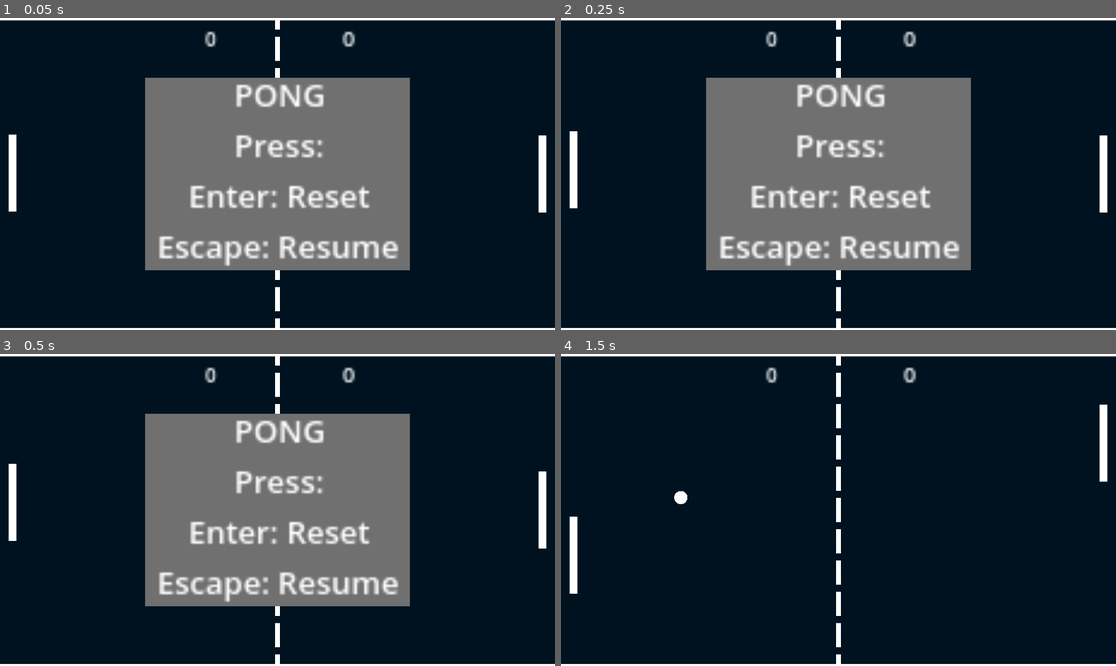
Above: before the commit, frames 1-4 (two rows, left to right).
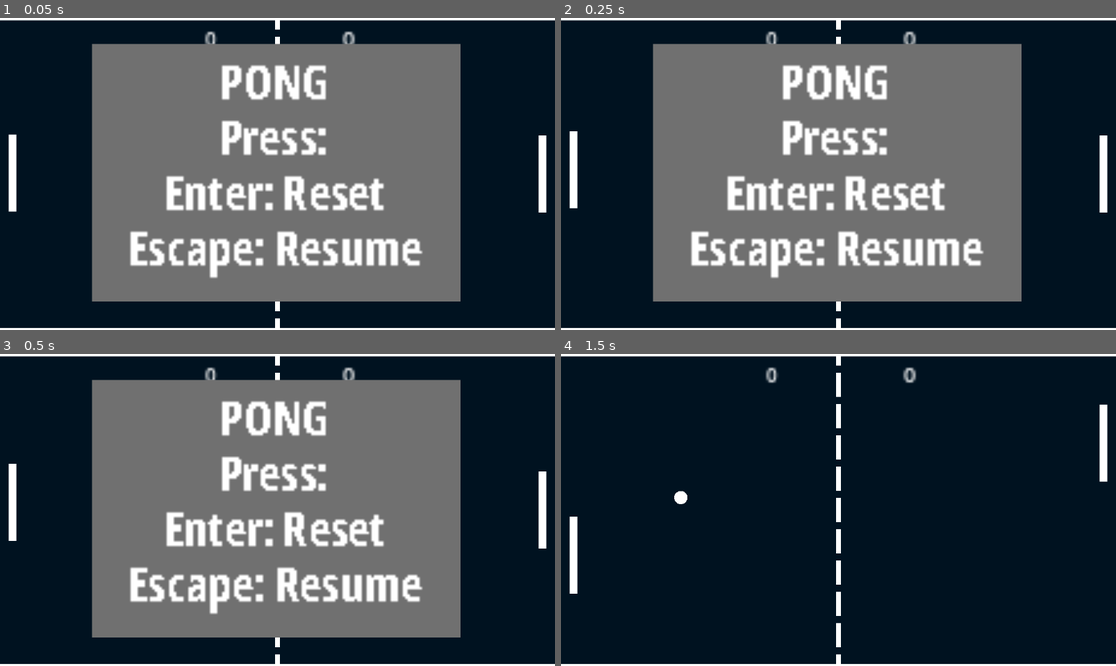
Above: after the commit, the same moments.

Repository: Kalabras/Pong2D
Game: Godot game, scene res://node_2d.tscn
The game is run twice, just before and just after one commit, with the same random seed, the same clock (stepped at 60 frames per second) and the same inputs.
Inputs:
- Up to frame 1 (0.05 s): no input
- Up to frame 2 (0.25 s): no input
- Up to frame 3 (0.5 s): no input
- Up to frame 4 (1.5 s): tap Enter (ui_accept) at 0.5, 0.77 s; hold Up (ui_up) 0.53-1.28 s; hold Down (ui_down) from 1.28 s (still down)

The runs differ from the first frame. In frame 1, 34% of the frame differs, in the area x 16-83%, y 8-91%; in frame 2, 34%; in frame 3, 34%; in frame 4, nothing differs.

Commit message:
Changed Font

Diff:
--- a/node_2d.tscn
+++ b/node_2d.tscn
@@ -8,6 +8,7 @@
 [ext_resource type="Script" path="res://Resources/ball.gd" id="5_8s1f2"]
 [ext_resource type="Script" path="res://ScoreP1.gd" id="7_7xyk2"]
 [ext_resource type="Script" path="res://ScoreP2.gd" id="8_6glwq"]
+[ext_resource type="FontFile" uid="uid://d3s3c2pc48iy4" path="res://Resources/OpenSans_Condensed-Bold.ttf" id="9_ekt0y"]
 
 [sub_resource type="Gradient" id="Gradient_7y808"]
 offsets = PackedFloat32Array(0.534483)
@@ -25,8 +26,15 @@
 [sub_resource type="LabelSettings" id="LabelSettings_xrpcs"]
 font_size = 9
 
+[sub_resource type="Theme" id="Theme_6rh4w"]
+Button/colors/font_color = Color(0.321569, 0.698039, 0.537255, 1)
+Button/colors/font_outline_color = Color(0.439216, 0.764706, 0.623529, 1)
+Button/colors/icon_hover_pressed_color = Color(0.752941, 0.317647, 0.294118, 1)
+
 [sub_resource type="LabelSettings" id="LabelSettings_w7haf"]
-font_size = 13
+line_spacing = -5.615
+font = ExtResource("9_ekt0y")
+font_size = 20
 
 [node name="Arena" type="Node2D"]
 process_mode = 3
@@ -194,21 +202,22 @@
 process_mode = 2
 layout_mode = 1
 anchors_preset = -1
-anchor_left = -1.375
-anchor_top = -1.0
-anchor_right = 1.375
-anchor_bottom = 1.0
+anchor_left = -1.925
+anchor_top = -1.35
+anchor_right = 1.9
+anchor_bottom = 1.325
 grow_horizontal = 2
 grow_vertical = 2
+theme = SubResource("Theme_6rh4w")
 color = Color(0.439216, 0.439216, 0.439216, 1)
 metadata/_edit_use_anchors_ = true
 
 [node name="Label" type="Label" parent="UI/Play"]
 layout_mode = 0
-offset_left = -6.0
-offset_top = -2.0
-offset_right = 118.0
-offset_bottom = 82.0
+offset_left = -3.0
+offset_top = 1.0
+offset_right = 156.0
+offset_bottom = 108.0
 text = "PONG
 Press:
 Enter: Reset
@@ -216,6 +225,8 @@
 label_settings = SubResource("LabelSettings_w7haf")
 horizontal_alignment = 1
 
+[node name="AudioStreamPlayer" type="AudioStreamPlayer" parent="."]
+
 [connection signal="body_entered" from="wall" to="." method="_on_wall_body_entered"]
 [connection signal="body_entered" from="wall" to="UI/ScoreP2" method="_on_wall_body_entered"]
 [connection signal="body_entered" from="wall2" to="." method="_on_wall_2_body_entered"]
Binary file added: Resources/OpenSans_Condensed-Bold.ttf
Not shown, added: Resources/OpenSans_Condensed-Bold.ttf.import
Not shown: 1 places in node_2d.tscn that only renumber resources
Not shown, added: Open_Sans.zip
